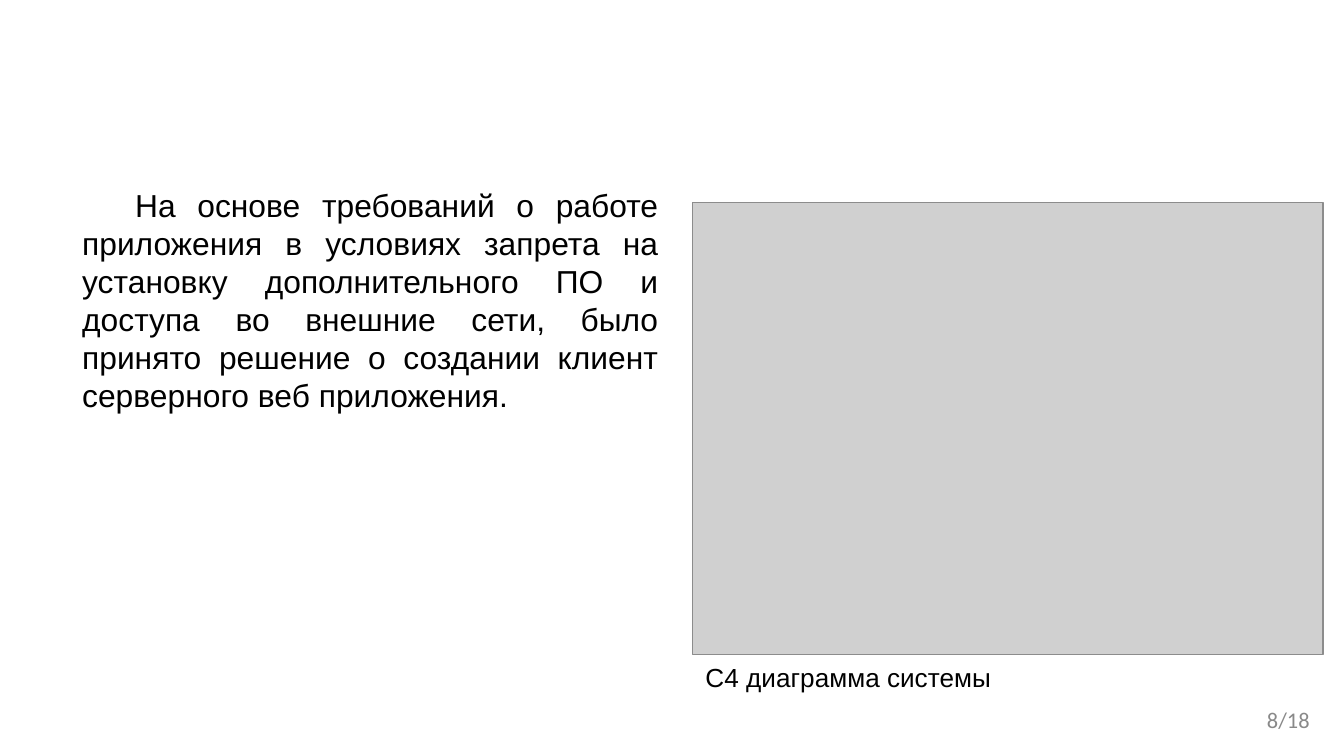
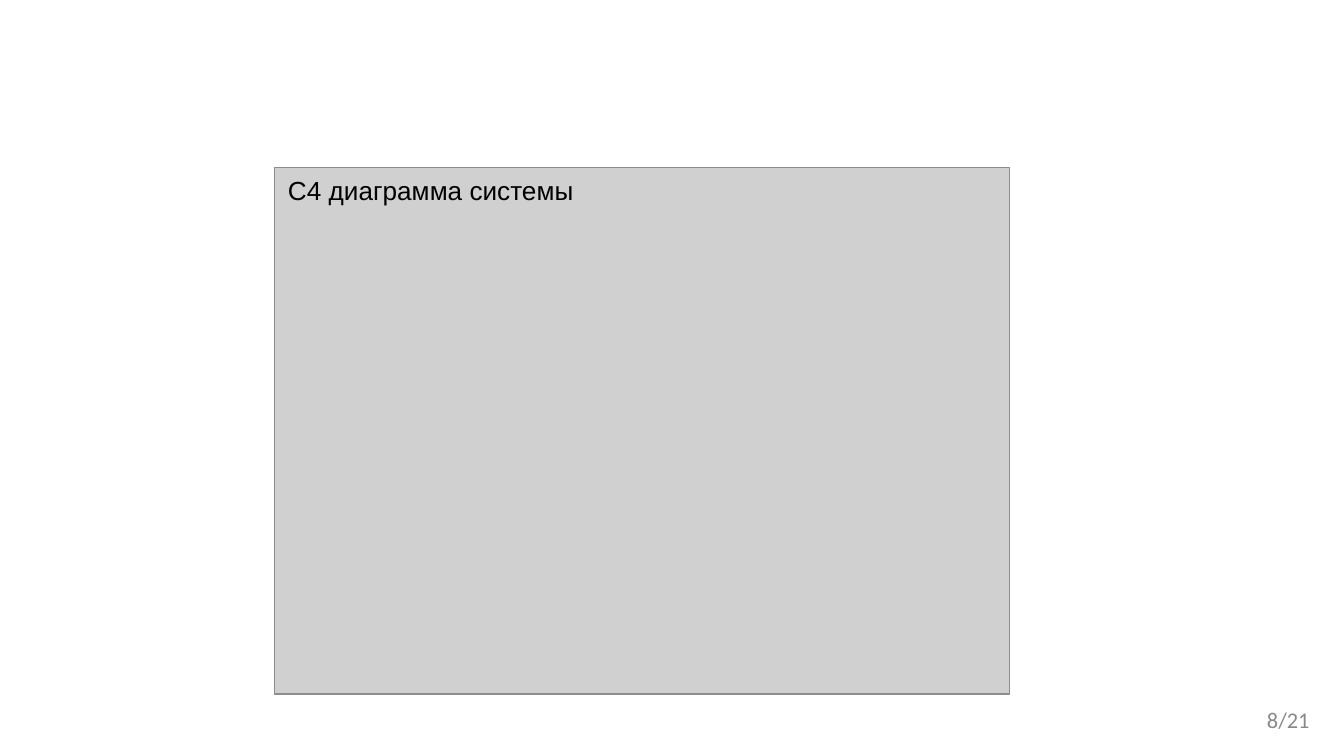
Before and after one commit to VladMexon/DiplomaProject, a slide deck: slide 8 of РИС-20-2б-Мехоношин-ВА-ПП.pptx. Drawn at 1344x756 pixels with LibreOffice and Linux fonts; fonts in the diff are those of the drawing; grey boxes stand for pictures; background and template pictures are left out. Boxes give left, top, right and bottom in pixels: in the first picture for what was removed or moved away, otherwise in the second. Text is boxed around its words. In the diff, an @@ line names an element or a change of style, - is before the commit and + after.

```diff
--- a/РИС-20-2б-Мехоношин-ВА-ПП.pptx
+++ b/РИС-20-2б-Мехоношин-ВА-ПП.pptx
@@ picture: place and size @@
-picture at (692, 203, 1322, 655)
+picture at (274, 168, 1009, 695)
@@ text "С4 диаграмма системы": place and size @@
-text "С4 диаграмма системы" at (705, 668, 991, 693)
+text "С4 диаграмма системы" at (288, 181, 574, 206)
@@ text removed at (82, 193, 659, 413) @@
-На основе требований о работе приложения в условиях запрета на установку дополнительного ПО и доступа во внешние сети, было принято решение о создании клиент серверного веб приложения.
@@ page number at (1267, 712, 1310, 729): text changed @@
-8/18
+8/21
```
Also in this commit, not shown: 13 other slides changed, 5 slides added, 10 other files.
